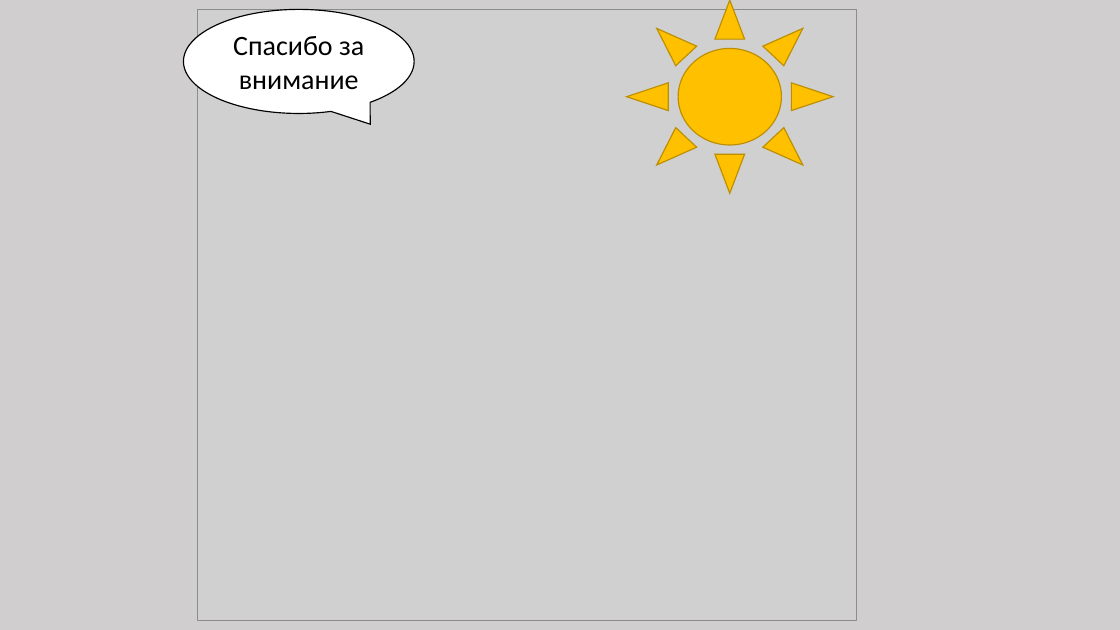
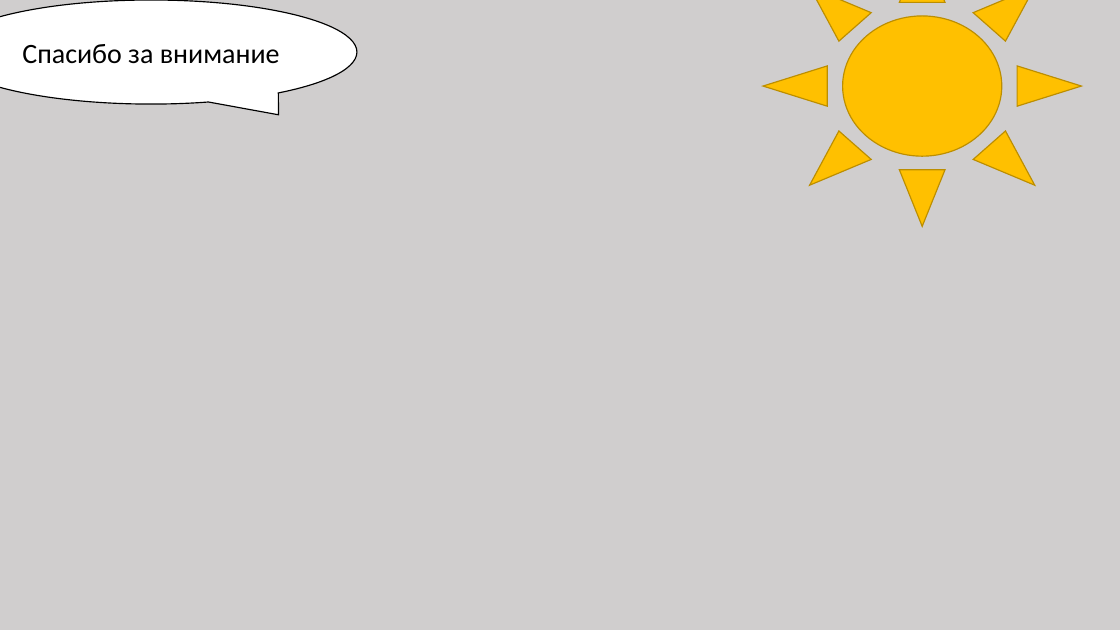
Before and after one commit to IldusBariev/ProjectX, a slide deck: slide 11 of ProjectX.pptx (slide 10 before the commit). Drawn at 1120x630 pixels with LibreOffice and Linux fonts; fonts in the diff are those of the drawing; grey boxes stand for pictures; background and template pictures are left out. Boxes give left, top, right and bottom in pixels: in the first picture for what was removed or moved away, otherwise in the second. Text is boxed around its words. In the diff, an @@ line names an element or a change of style, - is before the commit and + after.

```diff
--- a/ProjectX.pptx
+++ b/ProjectX.pptx
@@ speech bubble "Cпасибо за внимание": place and size @@
-speech bubble "Cпасибо за внимание" at [183, 9, 414, 113]
+speech bubble "Cпасибо за внимание" at [0, 0, 357, 104]
@@ picture removed at [198, 9, 857, 621] @@
@@ sun: place and size @@
-sun at [627, 0, 833, 193]
+sun at [763, 0, 1081, 226]
```
Also in this commit, not shown: 1 other slide changed, 1 slide added.
